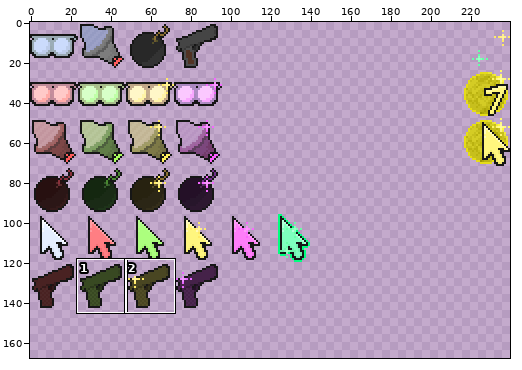
File history of a sprite sheet, SMS_upgSheet.png. Above: a wide view before the commit, with the close-up outlined.
Close-up. The starting point:
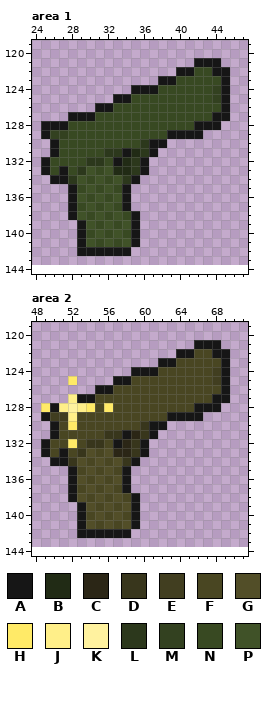
The file is 480x288 pixels, drawn in blocks of 2x2; one block is one cell here. Colours within 5 levels of each other are drawn and written as one. Shown: area 1: x 24..47, y 119..144; area 2: x 48..71, y 119..144. The old version is drawn lined up with the new one, on the new canvas. The commit also changed other parts of the picture, which this record leaves out.
Palette (. is transparent): A #161616  B #212b15  C #2b2616  D #38361c  E #413e20  F #494622  G #524e28  H #ffea67  J #ffef89  K #fff29f  L #2c381c  M #334120  N #384922  P #405228
After the commit:
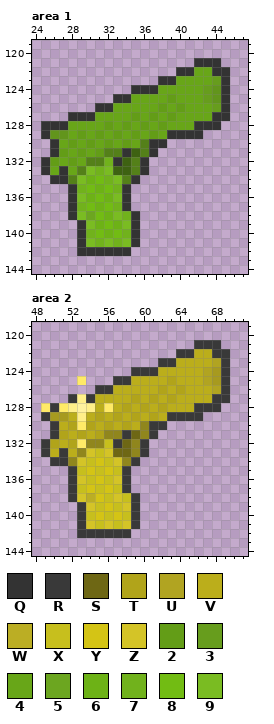
Colours new in this view: Q #333333  R #393939  S #6e6714  T #b1a41a  U #b1a421  V #bbae1b  W #bbae24  X #c7bf1d  Y #d4c415  Z #d4c427  2 #639d17  3 #679d1d  4 #68a618  5 #6ca620  6 #6db216  7 #71b21c  8 #72bc13  9 #7abc22
Diff:
canvas 240x144 -> 240x168
colour B: #212b15 -> #3e6212
colour D: #38361c -> #90861d
colour E: #413e20 -> #a79a1f
colour L: #2c381c -> #548019
colour M: #334120 -> #62951c
Area 1:
y 121: x 42..44 AAA -> QQQ
y 122: x 40..45 AANNAA -> QQ44QQ
y 123: x 38..45 AANNNNNA -> QQ44443Q
y 124: x 35..43 AAANNNNNN -> QQQ444443; x 45 A -> Q
y 125: x 33..43 AANNNNNNNNN -> QQ444424443; x 45 A -> Q
y 126: x 31..45 AANNNNNNNNNNNNA -> QQ444442424443Q
y 127: x 28..45 AAANNNNNNNNNNNNNAA -> QQQ4444242424444QQ
y 128: x 25..44 AAANNNNNNNNNNNNNNAAA -> QQQ44442424242444QQQ
y 129: x 25 A -> Q; x 28..42 NNNNNNNNNNNAAAA -> 42424242424QQQQ
y 130: x 26..35 ANNNNNNNNN -> Q424242424; x 37..38 AA -> QQ
y 131: x 26..31 ANNNNN -> Q24242; x 34 A -> Q; x 37 A -> Q
y 132: x 25..29 ANNNN -> Q2424; x 32..33 NA -> 7Q; x 36 A -> Q
y 133: x 25..28 ANAN -> Q4Q4; x 30..32 PNP -> 979; x 36 A -> Q
y 134: x 26..27 AA -> QQ; x 29..33 PNPNP -> 96879; x 35 A -> Q
y 135: x 28..34 ANPNPNA -> Q78687Q
y 136: x 28..34 APNPNPA -> Q96869Q
y 137: x 28..34 ANPNPNA -> Q78687Q
y 138: x 28..35 APNPNPNA -> Q958697Q
y 139: x 29..35 APNPNPA -> Q96869Q
y 140: x 29..35 ANPNPNA -> Q78687Q
y 141: x 29..35 APNPNPA -> Q97979Q
y 142: x 29..34 AAAAAA -> QQQQQQ
Area 2:
y 121: x 66..68 AAA -> RRR
y 122: x 64..69 AAFFAA -> RRVVRR
y 123: x 62..69 AAFFFFFA -> RRVVVVUR
y 124: x 59..67 AAAFFFFFF -> RRRVVVVVU; x 69 A -> R
y 125: x 52..53 H. -> .H; x 57..67 AAFFFFFFFFF -> RRVVVVTVVVU; x 69 A -> R
y 126: x 55..69 AAFFFFFFFFFFFFA -> RRVVVVVTVTVVVUR
y 127: x 52..69 JAAFFFFFFFFFFFFFAA -> RJRVVVVTVTVTVVVVRR
y 128: x 50..55 AJKJHF -> RHJKJV; x 57..68 FFFFFFFFFAAA -> VTVTVTVVVRRR
y 129: x 49 A -> R; x 52..66 JFFFFFFFFFFAAAA -> VJVTVTVTVTVRRRR
y 130: x 50..59 AFHFFFFFFF -> RVTHTVTVTV; x 61..62 AA -> RR
y 131: x 50..55 AFFFFF -> RTVTVT; x 58..59 AC -> RS; x 61 A -> R
y 132: x 49..53 AFFHF -> RTVTH; x 56..58 FAC -> XRS; x 60 A -> R
y 133: x 49..52 AFAF -> RVRV; x 54..58 GFGCC -> ZXZSS; x 60 A -> R
y 134: x 50..51 AA -> RR; x 53..57 GFGFG -> ZXYXZ; x 59 A -> R
y 135: x 52..58 AFGFGFA -> RXYXYXR
y 136: x 52..58 AGFGFGA -> RZXYXZR
y 137: x 52..58 AFGFGFA -> RXYXYXR
y 138: x 52..59 AGFGFGFA -> RZWYXZXR
y 139: x 53..59 AGFGFGA -> RZXYXZR
y 140: x 53..59 AFGFGFA -> RXYXYXR
y 141: x 53..59 AGFGFGA -> RZXZXZR
y 142: x 53..58 AAAAAA -> RRRRRR
Pixel boxes of the changes (left, top, right, bottom) in both close-ups:
changed: (41, 58, 230, 256)
changed: (41, 340, 230, 538)
